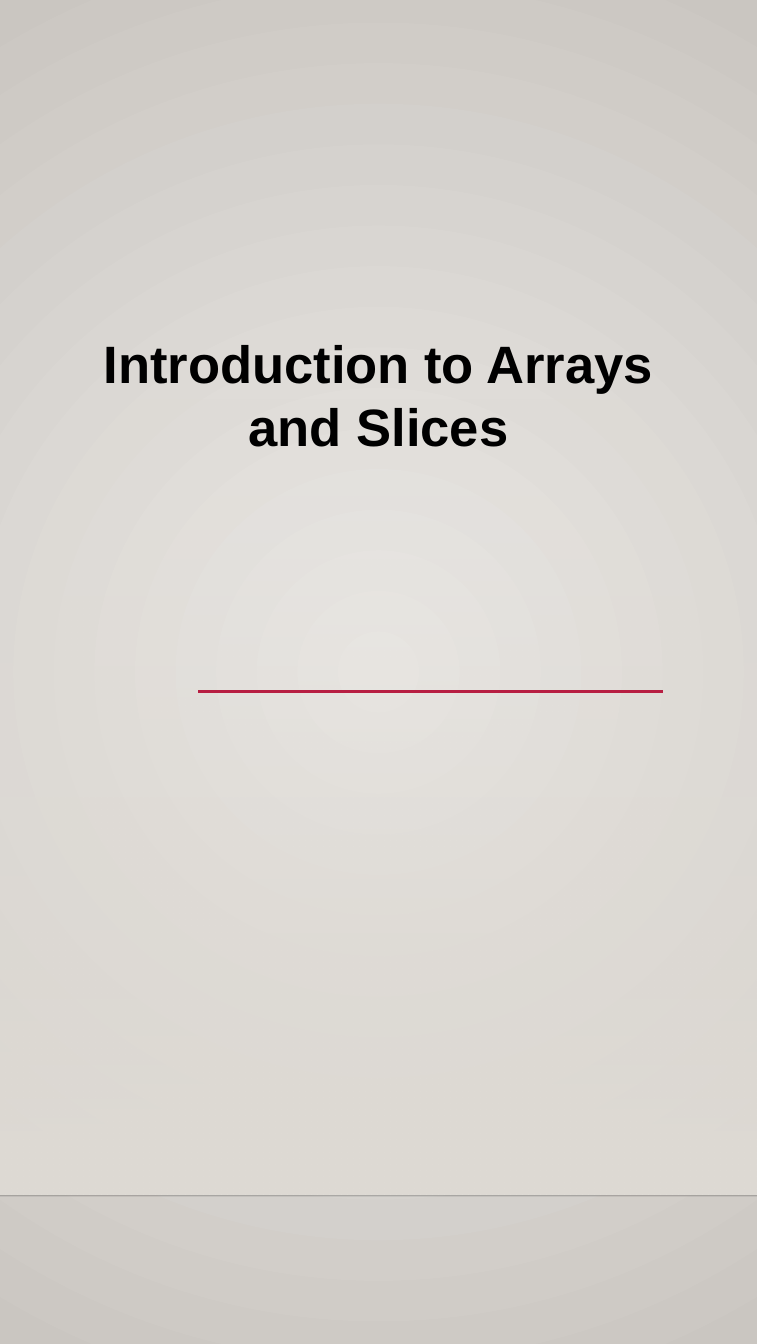
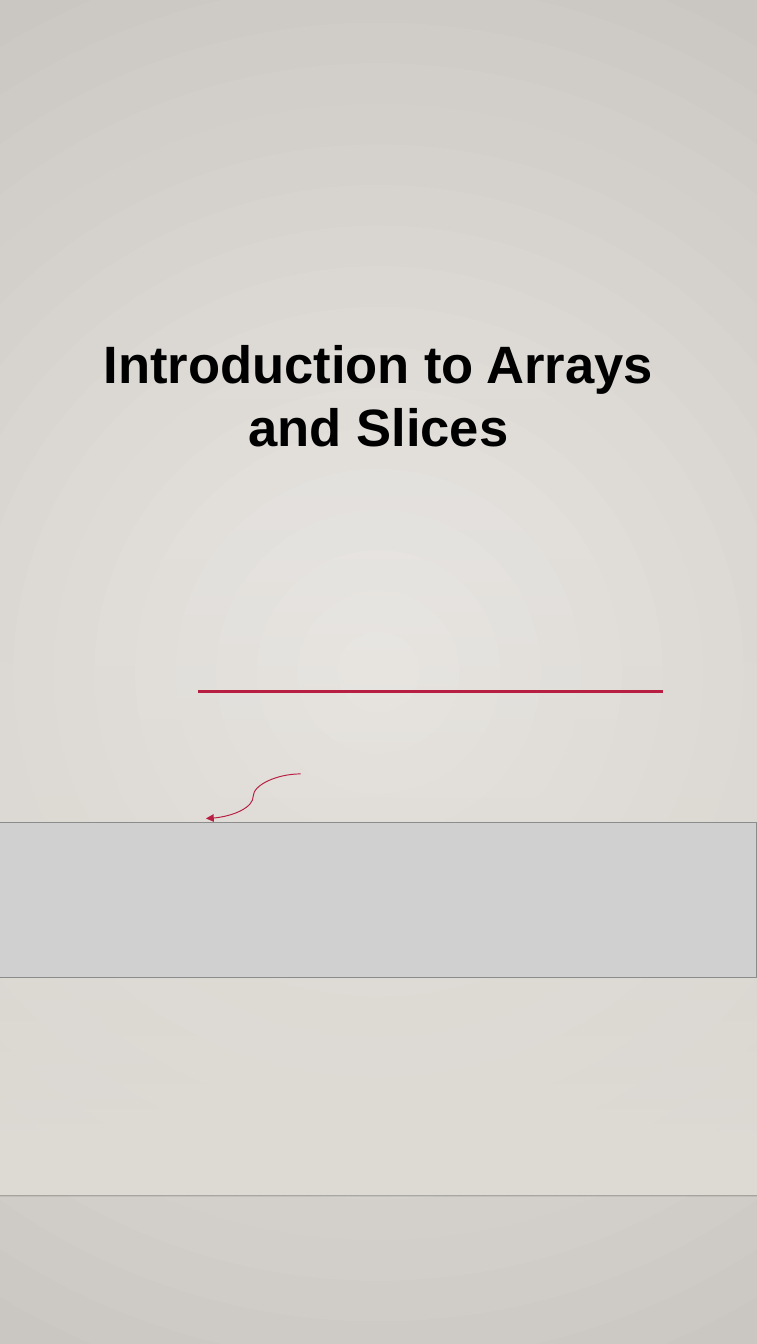
Before and after one commit to CodeWithDhruvX/golang_interview_questions, a slide deck: slide 1 of 21-40/1/s.pptx. Drawn at 757x1344 pixels with LibreOffice and Linux fonts; fonts in the diff are those of the drawing; grey boxes stand for pictures; background and template pictures are left out. Boxes give left, top, right and bottom in pixels: in the first picture for what was removed or moved away, otherwise in the second. Text is boxed around its words. In the diff, an @@ line names an element or a change of style, - is before the commit and + after.

Commit message:
added the ppt added here

```diff
--- a/21-40/1/s.pptx
+++ b/21-40/1/s.pptx
@@ curved arrow added from (301, 774) to (206, 819), #B71E42 0.75 pt @@
@@ picture added at [0,822,757,977] @@
```
Also in this commit, not shown: 27 other files.
